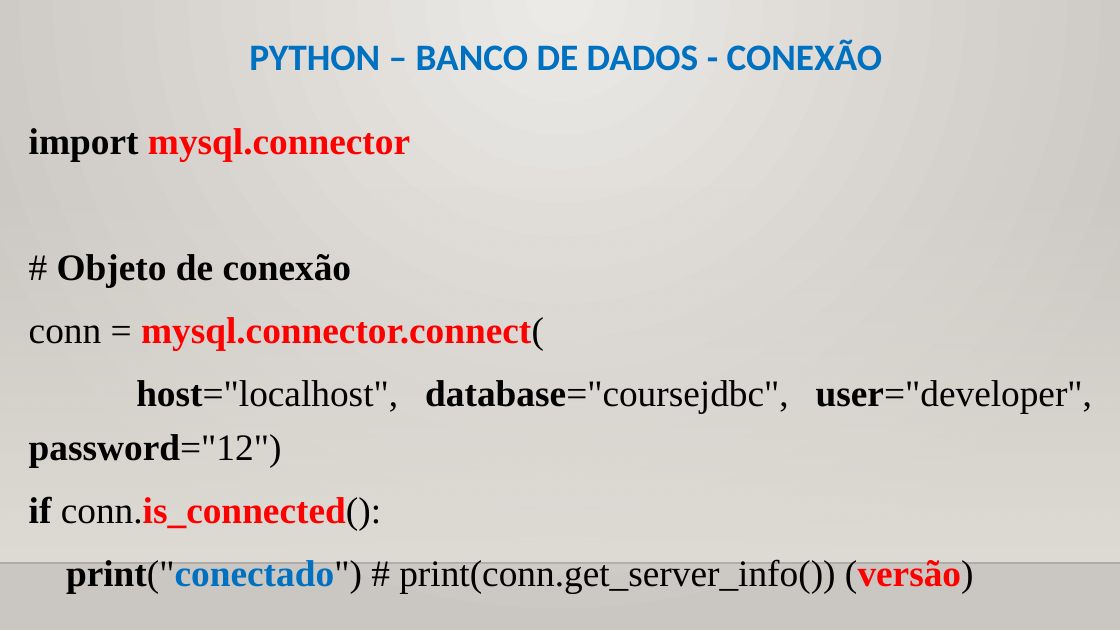
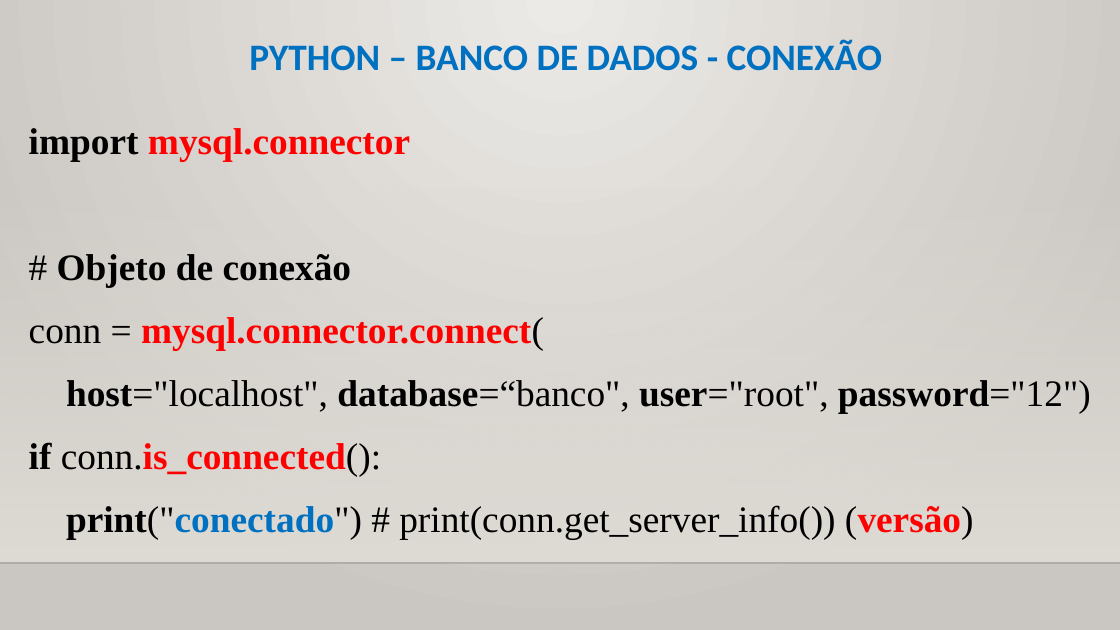
Before and after one commit to CloudEducationBrazil/WydenPythonParadigmas, a slide deck: slide 6 of 01 Classes/Aula 12, 13 Programação Python - Banco de Dados.pptx. Drawn at 1120x630 pixels with LibreOffice and Linux fonts; fonts in the diff are those of the drawing; background and template pictures are left out. Boxes give left, top, right and bottom in pixels: in the first picture for what was removed or moved away, otherwise in the second. Text is boxed around its words. In the diff, an @@ line names an element or a change of style, - is before the commit and + after.

Commit message:
App User Web Python Paradigmas 14102025

```diff
--- a/01 Classes/Aula 12, 13 Programação Python - Banco de Dados.pptx
+++ b/01 Classes/Aula 12, 13 Programação Python - Banco de Dados.pptx
@@ text at bbox=[66, 380, 1091, 414]: text changed @@
-host="localhost", database="coursejdbc", user="developer", password="12")
+host="localhost", database=“banco", user="root", password="12")
```
Also in this commit, not shown: 5 other slides changed, 13 other files.
